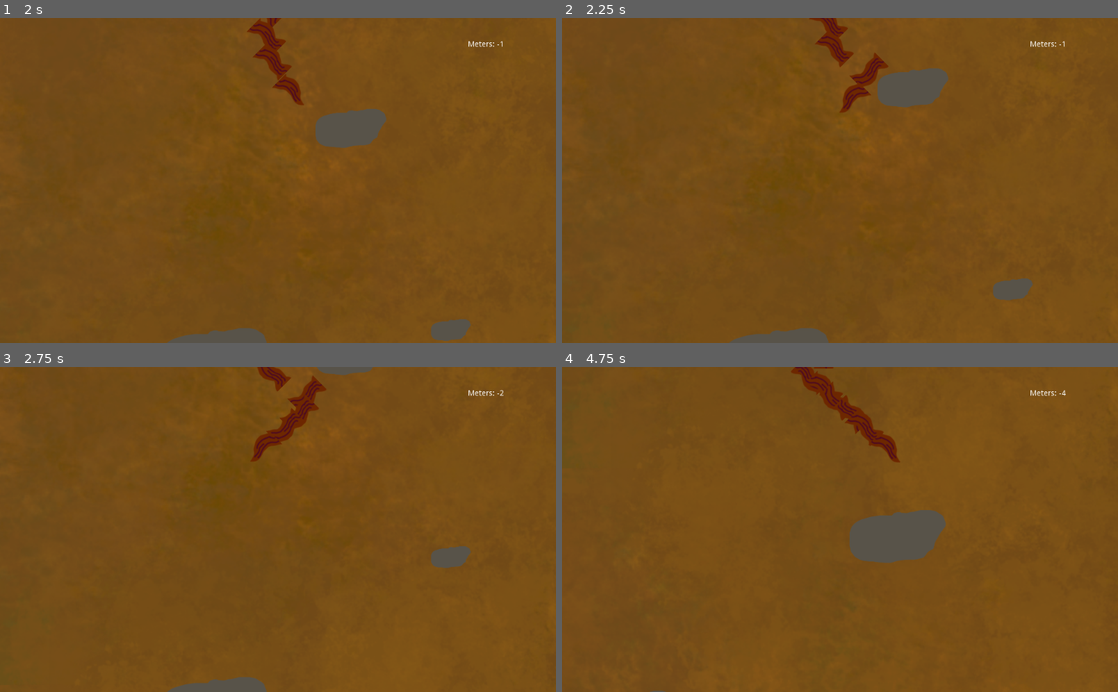
Above: before the commit, frames 1-4 (two rows, left to right).
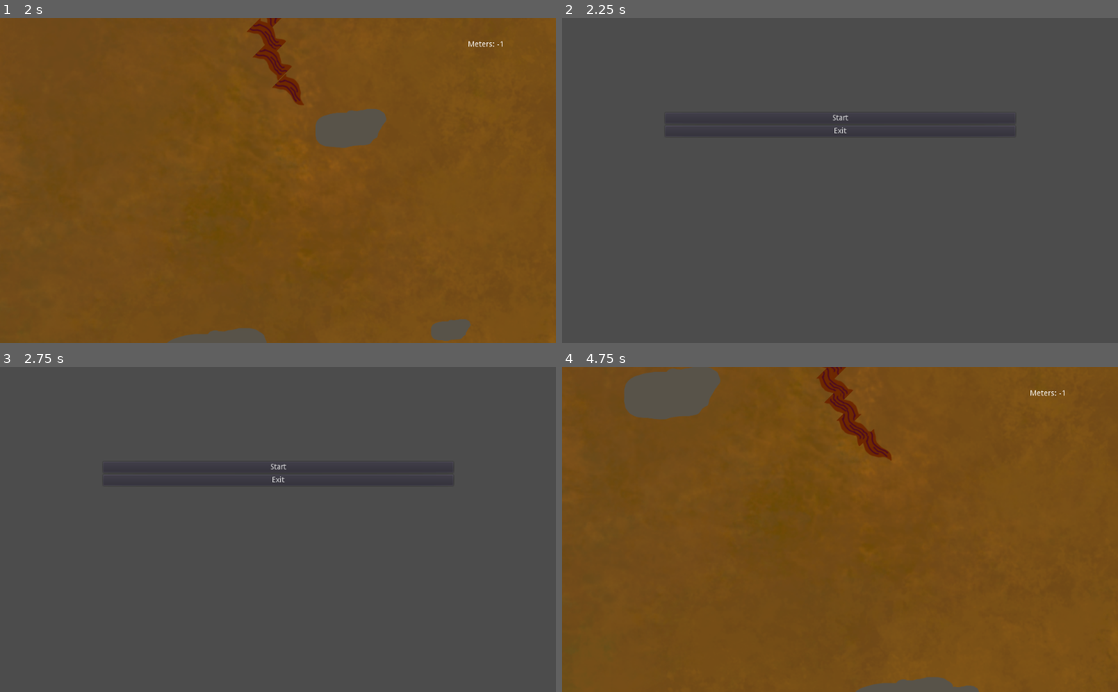
Above: after the commit, the same moments.

Repository: Lycentzia/I-am-Root
Game: Godot game, scene res://scenes/menue.tscn
Same seed, same stepped clock (60 frames per second), same inputs: the game is played once before the commit and once after it.
Inputs (mouse positions are in pixels of both pictures, inside the frame that each line leads up to):
- Up to frame 1 (2 s): click "Start" at 0.5 s; hold Right (move_right) from 1.28 s (still down)
- Up to frame 2 (2.25 s): release Right (move_right) at 2.03 s; hold Left (move_left) from 2.03 s (still down)
- Up to frame 3 (2.75 s): keep holding Left (move_left)
- Up to frame 4 (4.75 s): release Left (move_left) at 2.75 s; click (840, 467) at 2.75 s, where only the run after the commit has a clickable "Start"; hold Right (move_right) from 3.53 s (still down)

Frame 1 is identical in both runs. In frame 2, 98% of the frame differs, in the area x 0-100%, y 0-100%; in frame 3, 99%; in frame 4, 6.3%.

Commit message:
Add collision to end screen

Diff:
--- a/TipOfRoot.gd
+++ b/TipOfRoot.gd
@@ -36,11 +36,5 @@
 	position.y = clamp(position.y, 0, screen_size.y)
 
 
-
-func _on_TipOfRoot_area_entered(area):
-	print('test')
-	pass # Replace with function body.
-
-
 func _on_TipOfRoot_body_entered(body):
-	print('yeah') # Replace with function body.
+	get_tree().change_scene("res://scenes/menue.tscn")
